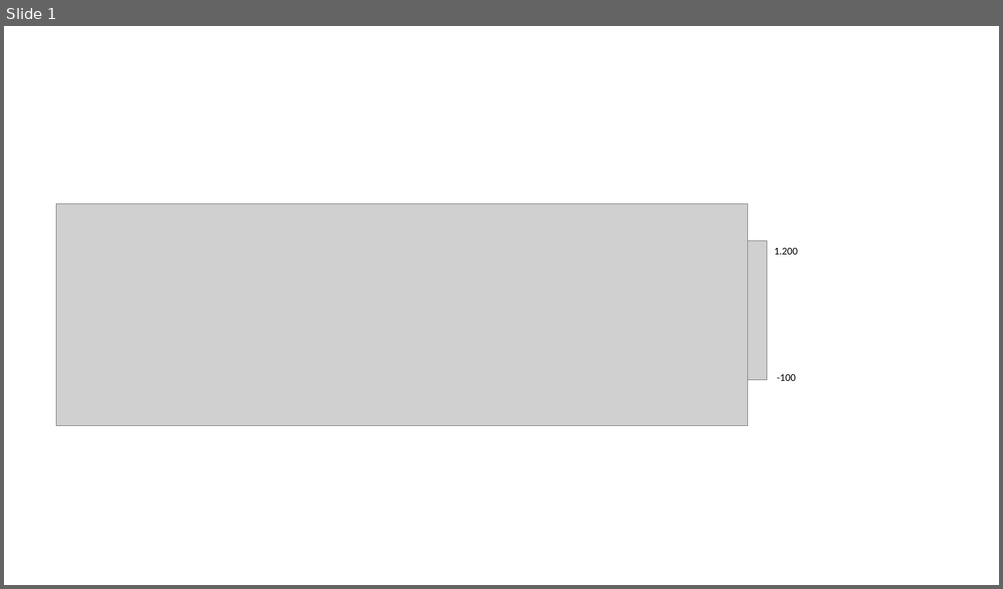
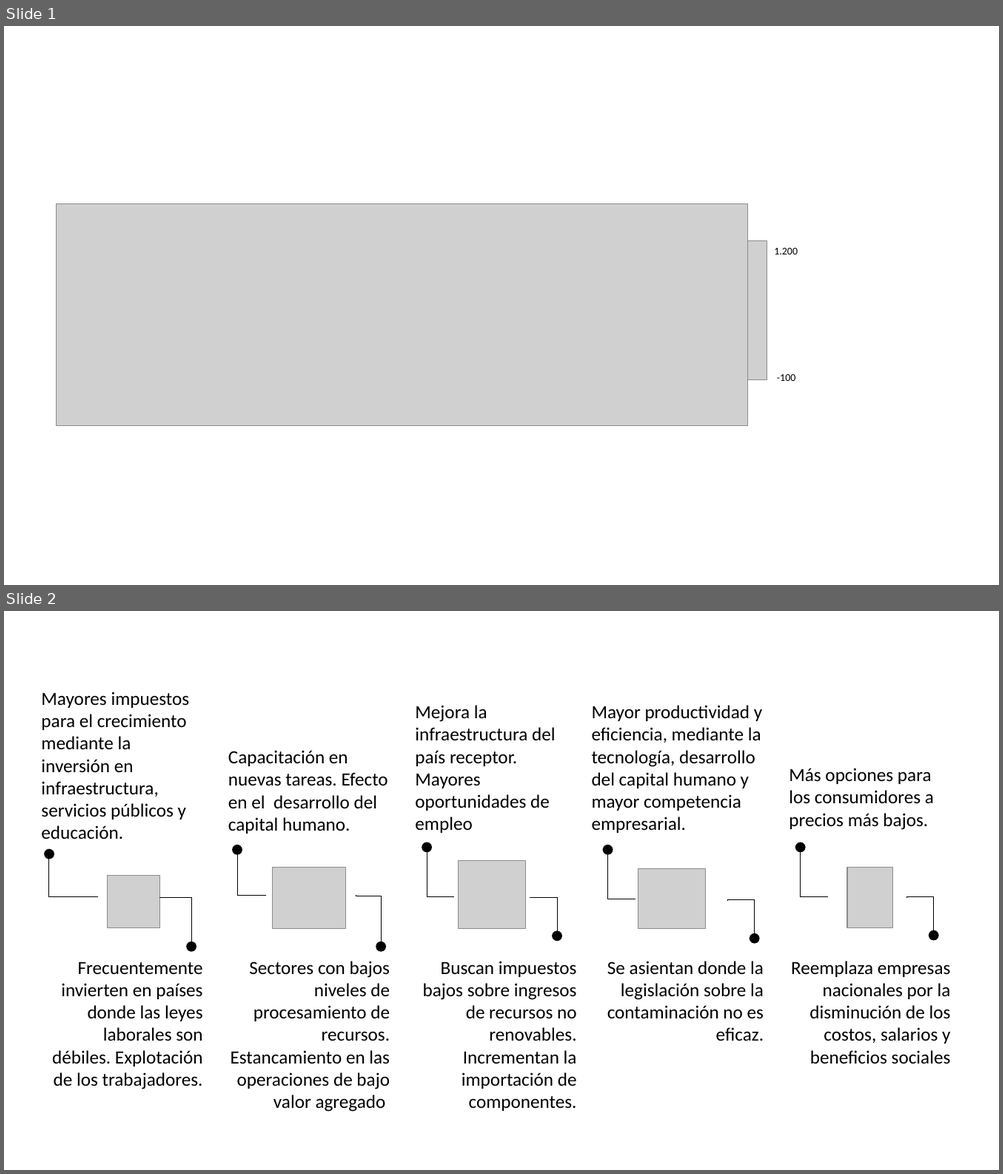
Before and after one commit to WilderGitHub/ejerciciosR, a slide deck: auxiliar.pptx. Shown one above the other, each under a label of ours: slide 1 before the commit, slides 1 and 2 after it. The pictures are 1003x589 and 1003x1174 pixels, drawn with LibreOffice and Linux fonts; fonts in the diff are those of the drawing; grey boxes stand for pictures. Boxes give left, top, right and bottom in pixels: in the first picture for what was removed or moved away, otherwise in the second. Text is boxed around its words. In the diff, an @@ line names an element or a change of style, - is before the commit and + after.

Commit message:
con un esquema

```diff
--- a/auxiliar.pptx
+++ b/auxiliar.pptx
@@ slide 2 added at (x1=4, y1=611, x2=999, y2=1170), background #FFFFFF @@
@@ group added at (x1=41, y1=692, x2=950, y2=1112): 10 texts, 10 elbow arrows, 5 pictures @@
+Capacitación en nuevas tareas. Efecto en el desarrollo del capital humano.
+Sectores con bajos niveles de procesamiento de recursos. Estancamiento en las operaciones de bajo valor agregado
+Mayores impuestos para el crecimiento mediante la inversión en infraestructura, servicios públicos y educación.
+Frecuentemente invierten en países donde las leyes laborales son débiles. Explotación de los trabajadores.
+Mayor productividad y eficiencia, mediante la tecnología, desarrollo del capital humano y mayor competencia empresarial.
+Mejora la infraestructura del país receptor. Mayores oportunidades de empleo
+Se asientan donde la legislación sobre la contaminación no es eficaz.
+Buscan impuestos bajos sobre ingresos de recursos no renovables. Incrementan la importación de componentes.
+Más opciones para los consumidores a precios más bajos.
+Reemplaza empresas nacionales por la disminución de los costos, salarios y beneficios sociales
```
